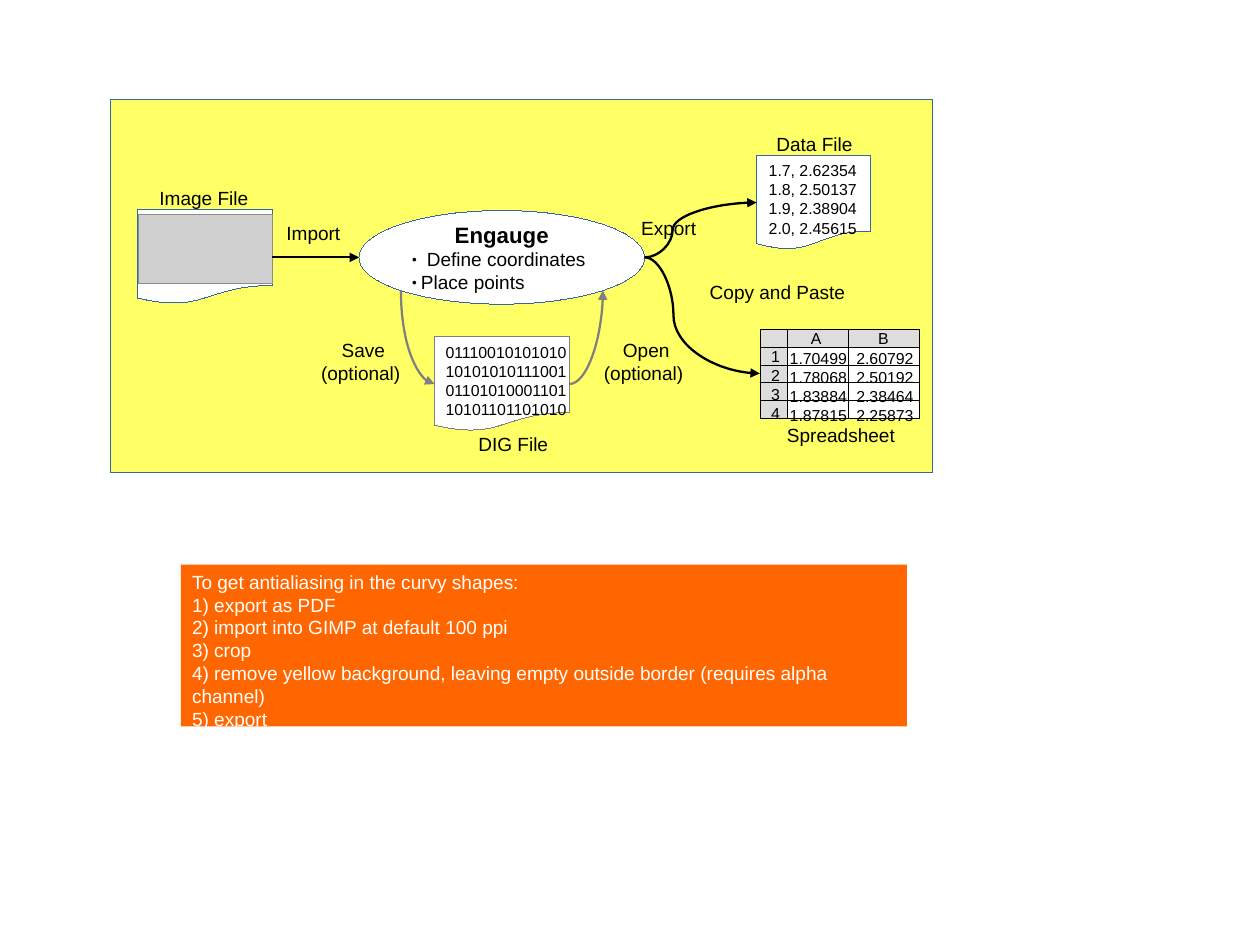
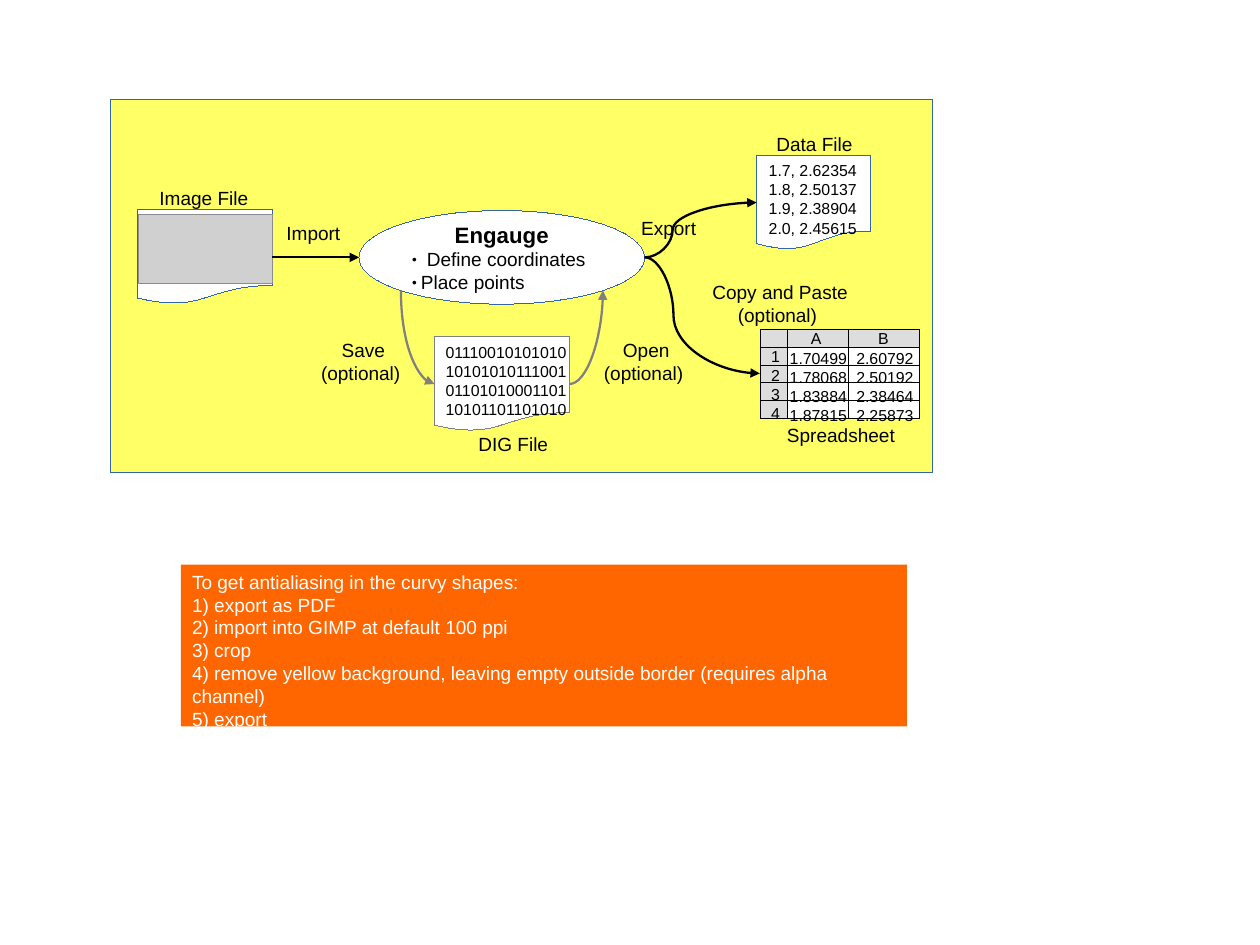
Before and after one commit to markummitchell/engauge-digitizer, a slide deck: slide 1 of dev/ProcessFlowchart.odp. Drawn at 1260x945 pixels with LibreOffice and Linux fonts; fonts in the diff are those of the drawing; grey boxes stand for pictures. Boxes give left, top, right and bottom in pixels: in the first picture for what was removed or moved away, otherwise in the second. Text is boxed around its words. In the diff, an @@ line names an element or a change of style, - is before the commit and + after.

Commit message:
Process flowchart update for copy/paste optional [ci skip]

```diff
--- a/dev/ProcessFlowchart.odp
+++ b/dev/ProcessFlowchart.odp
@@ text at [738, 308, 817, 326]: paragraph added @@
+(optional)
```
Also in this commit, not shown: 1 other file.
